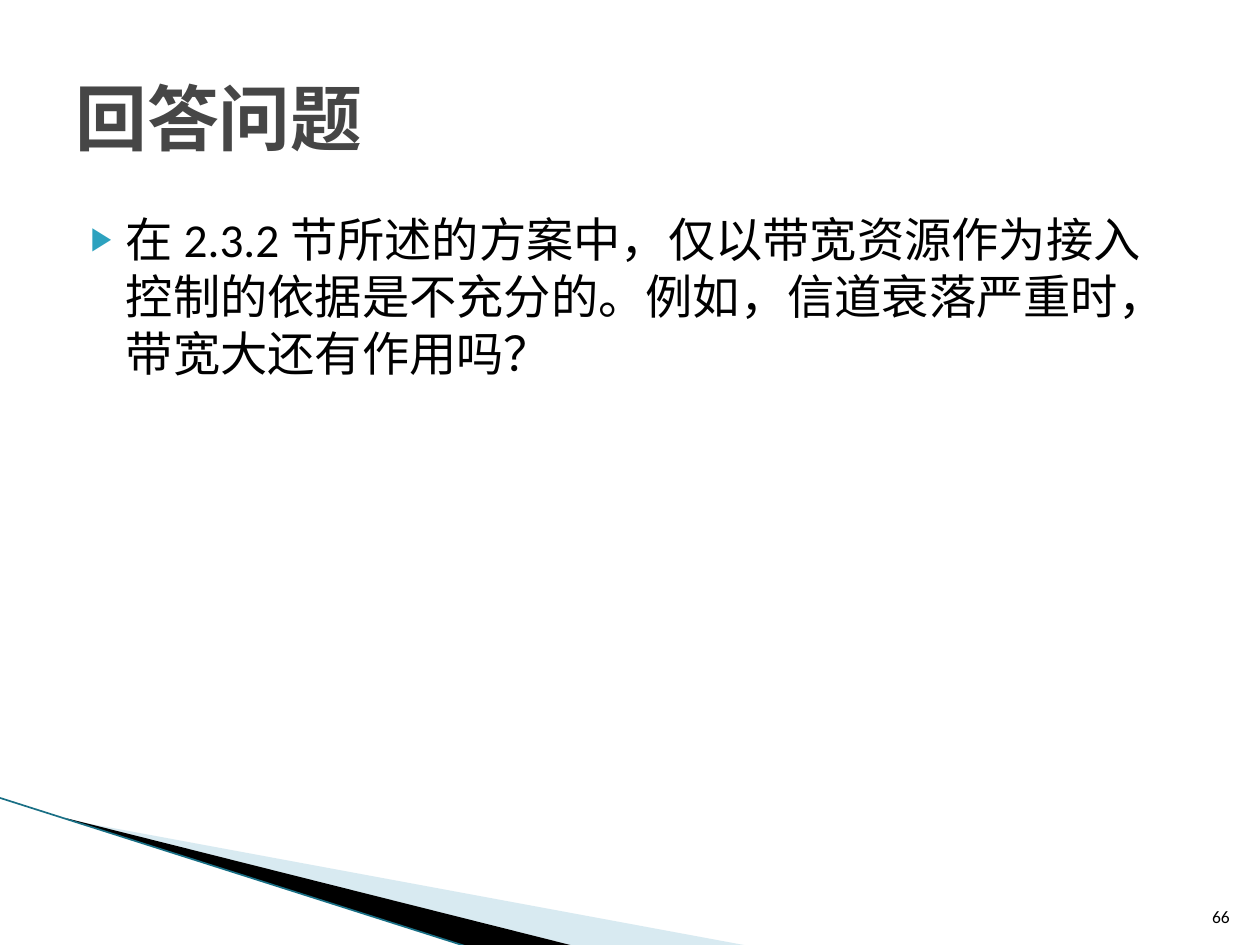
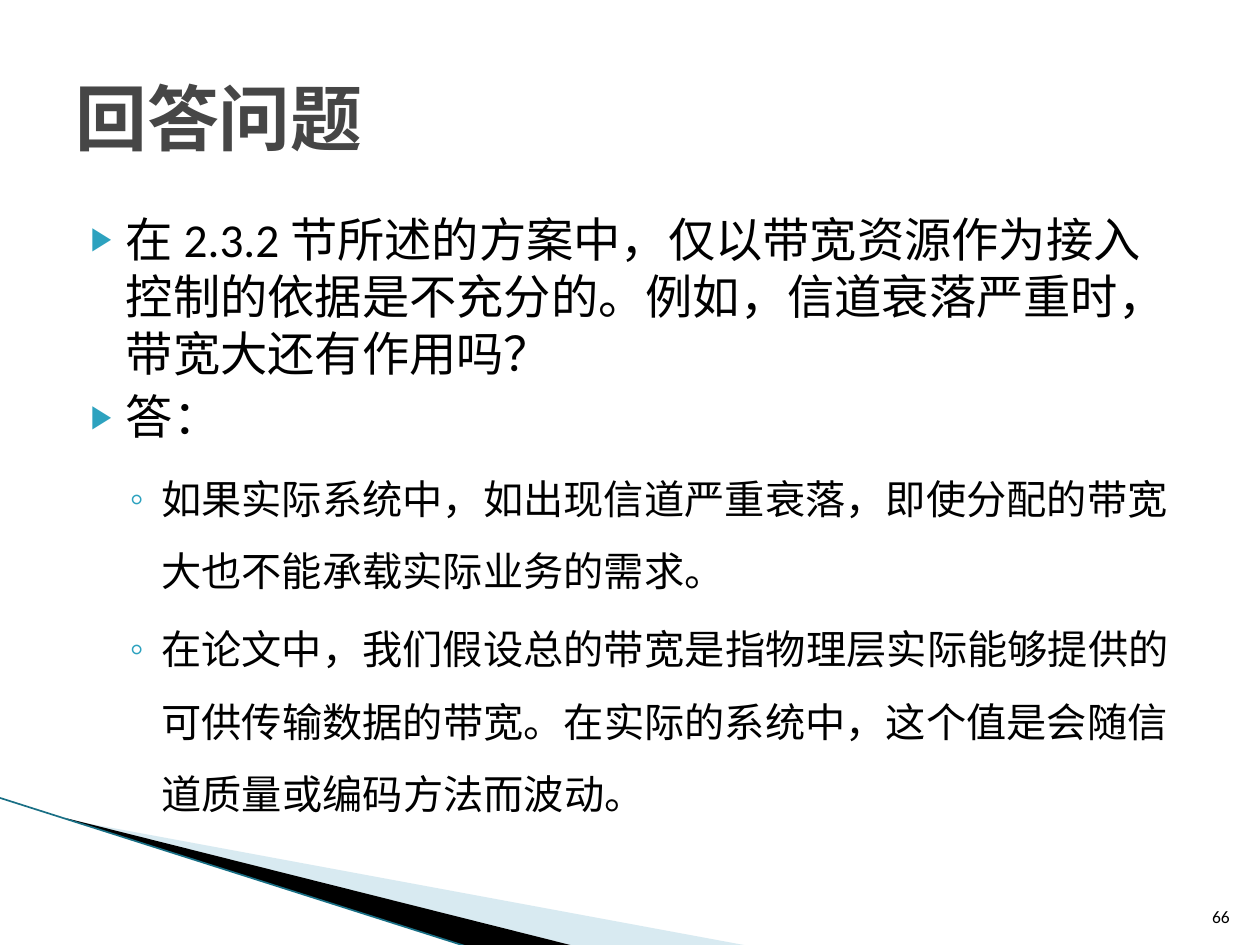
Before and after one commit to ZhiweiYAN/yzw_thesis, a slide deck: slide 66 of defense_phd_v07.pptx. Drawn at 1260x945 pixels with LibreOffice and Linux fonts; fonts in the diff are those of the drawing; background and template pictures are left out. Boxes give left, top, right and bottom in pixels: in the first picture for what was removed or moved away, otherwise in the second. Text is boxed around its words. In the diff, an @@ line names an element or a change of style, - is before the commit and + after.

```diff
--- a/defense_phd_v07.pptx
+++ b/defense_phd_v07.pptx
@@ text at (x1=126, y1=394, x2=1169, y2=813): paragraphs added @@
+▶ 答：
+  ◦ 如果实际系统中，如出现信道严重衰落，即使分配的带宽大也不能承载实际业务的需求。
+  ◦ 在论文中，我们假设总的带宽是指物理层实际能够提供的可供传输数据的带宽。在实际的系统中，这个值是会随信道质量或编码方法而波动。
```
Also in this commit, not shown: 8 other slides changed, 3 other files.
